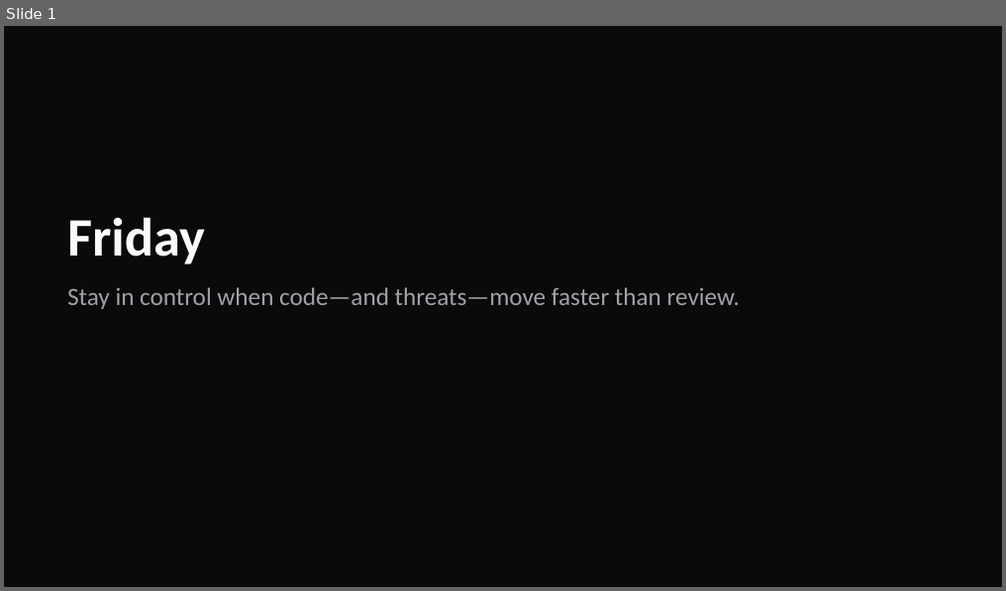
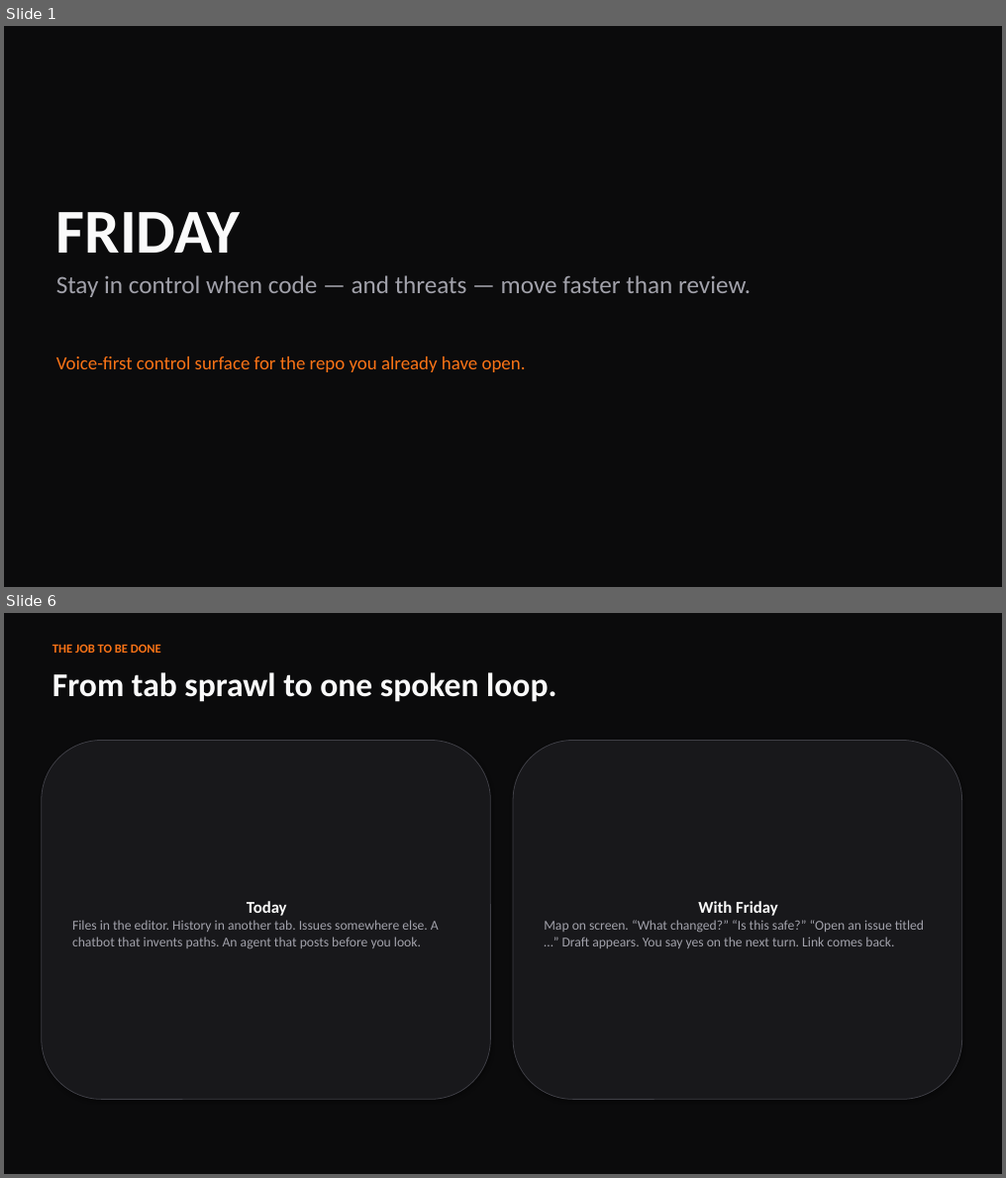
Before and after one commit to hatif03/friday-voice-agent, a slide deck: docs/presentation/Friday-Voice-Agent.pptx. Shown one above the other, each under a label of ours: slide 1 before the commit, slides 1 and 6 after it; the slides between them are not shown. The pictures are 1006x591 and 1006x1178 pixels, drawn with LibreOffice and Linux fonts; fonts in the diff are those of the drawing. Boxes give left, top, right and bottom in pixels: in the first picture for what was removed or moved away, otherwise in the second. Text is boxed around its words. In the diff, an @@ line names an element or a change of style, - is before the commit and + after.

Commit message:
docs: add demo script for Friday voice agent and enhance pitch deck generation
Introduce a comprehensive demo script for showcasing the Friday voice agent's capabilities, emphasizing its interaction with GitHub. Additionally, improve the pitch deck generation script with updated styling and layout adjustments for better presentation quality.

```diff
--- a/docs/presentation/Friday-Voice-Agent.pptx
+++ b/docs/presentation/Friday-Voice-Agent.pptx
@@ slide 6 added at (4, 613, 1002, 1174), background #FFFFFF @@
@@ rectangle added at (4, 613, 1002, 1174), fill #0B0B0C @@
@@ text added at (53, 644, 161, 653), 12 pt, text #F97316, bold @@
+THE JOB TO BE DONE
@@ text added at (53, 672, 556, 702), 32 pt, text #FAFAFA, bold @@
+From tab sprawl to one spoken loop.
@@ rounded rectangle added at (42, 741, 491, 1100), fill #18181B, outline #3F3F46 0.75 pt, 13 pt, text #A1A1AA @@
+Today
+Files in the editor. History in another tab. Issues somewhere else. A chatbot that invents paths. An agent that posts before you look.
@@ rounded rectangle added at (513, 741, 962, 1100), fill #18181B, outline #3F3F46 0.75 pt, 13 pt, text #A1A1AA @@
+With Friday
+Map on screen. “What changed?” “Is this safe?” “Open an issue titled …” Draft appears. You say yes on the next turn. Link comes back.
@@ slide 1 changed as well @@
@@ background #0A0A0A to #FFFFFF @@
@@ rectangle added at (4, 26, 1002, 587), fill #0B0B0C @@
@@ text at (56, 212, 240, 253): text changed; size 52 to 60 pt @@
-Friday
+FRIDAY
@@ text at (56, 275, 750, 297): spaces changed @@
-Stay in control when code—and threats—move faster than review.
+Stay in control when code — and threats — move faster than review.
@@ text added at (56, 357, 526, 372), 18 pt, text #F97316 @@
+Voice-first control surface for the repo you already have open.
```
Also in this commit, not shown: 9 other slides added, 12 slides removed, 2 other files.
